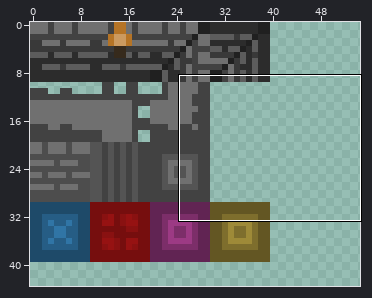
Edited in one commit: sprite sheet (RevengeOfTheFool/android/assets/tiles.png). Above: a wide view before the commit, with the close-up outlined.
Close-up. Old version:
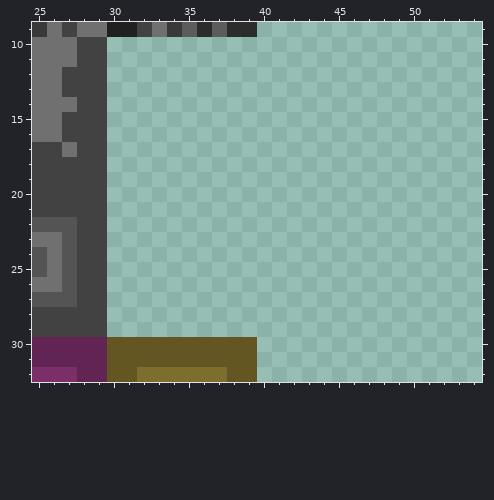
The file is 128x128 pixels. Pixels under 10% opacity are left out. Colours within 5 levels of each other are drawn and written as one. Shown: x 25..54, y 9..32. The wide view leaves out empty margins.
After the commit:
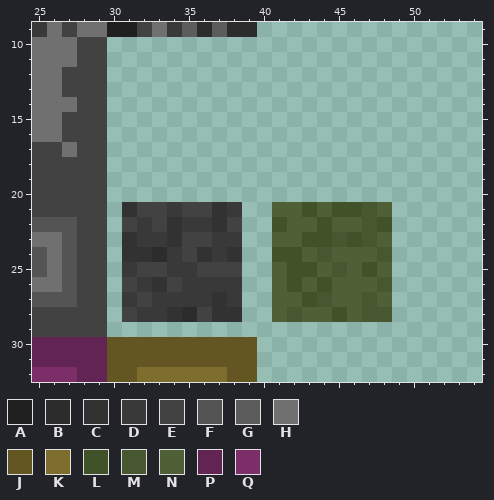
Palette (. is transparent): A #202020  B #2c2c2c  C #323232  D #393939  E #424242  F #545454  G #5c5c5c  H #707070  J #635623  K #7e6e2d  L #415229  M #475830  N #4f6037  P #612453  Q #7c2e69
Diff:
There is now colour B in row 24 at x 33; in row 28 at x 35.
There is now colour C in row 21 at x 31 and 37; in row 22 at x 34 and 37; in row 23 at x 31 and 34; in row 24 at x 31 to 32, 36 and 38; in row 26 at x 33; in row 27 at x 37.
There is now colour C in row 28 at x 34 and 37 to 38.
There is now colour D in row 21 at x 34 and 38; in row 22 at x 32 and 35 to 36; in row 23 at x 32 to 33 and 37 to 38; in row 24 at x 34 and 37; in row 25 at x 31 and 34 to 35; in row 26 at x 32 and 35 to 38.
There is now colour D in row 27 at x 31, 33 to 36 and 38; in row 28 at x 32 to 33.
There is now colour E in row 21 at x 32 to 33 and 35 to 36; in row 22 at x 31, 33 and 38; in row 23 at x 35 to 36; in row 24 at x 35; in row 25 at x 32 to 33 and 36 to 38; in row 26 at x 31 and 34.
There is now colour E in row 27 at x 32; in row 28 at x 31 and 36.
There is now colour L in row 21 at x 43 and 45 to 46; in row 22 at x 41, 44 and 48; in row 23 at x 43 to 44 and 46; in row 24 at x 41 to 42; in row 25 at x 42 to 43 and 47; in row 26 at x 42 and 44.
There is now colour L in row 27 at x 43; in row 28 at x 45.
There is now colour M in rows 21 to 22 at x 47; in row 23 at x 45 and 47; in row 24 at x 44 and 48; in row 25 at x 45; in row 26 at x 48; in row 27 at x 44 and 47.
There is now colour M in row 28 at x 42 and 47 to 48.
There is now colour N in row 21 at x 41 to 42, 44 and 48; in row 22 at x 42 to 43 and 45 to 46; in row 23 at x 41 to 42 and 48; in row 24 at x 43 and 45 to 47; in row 25 at x 41, 44, 46 and 48; in row 26 at x 41, 43 and 45 to 47.
There is now colour N in row 27 at x 41 to 42, 45 to 46 and 48; in row 28 at x 41, 43 to 44 and 46.
Boxes around the changes in both close-ups, in picture pixels (x1, y1, x2, y2):
added: (122, 202, 392, 322)
